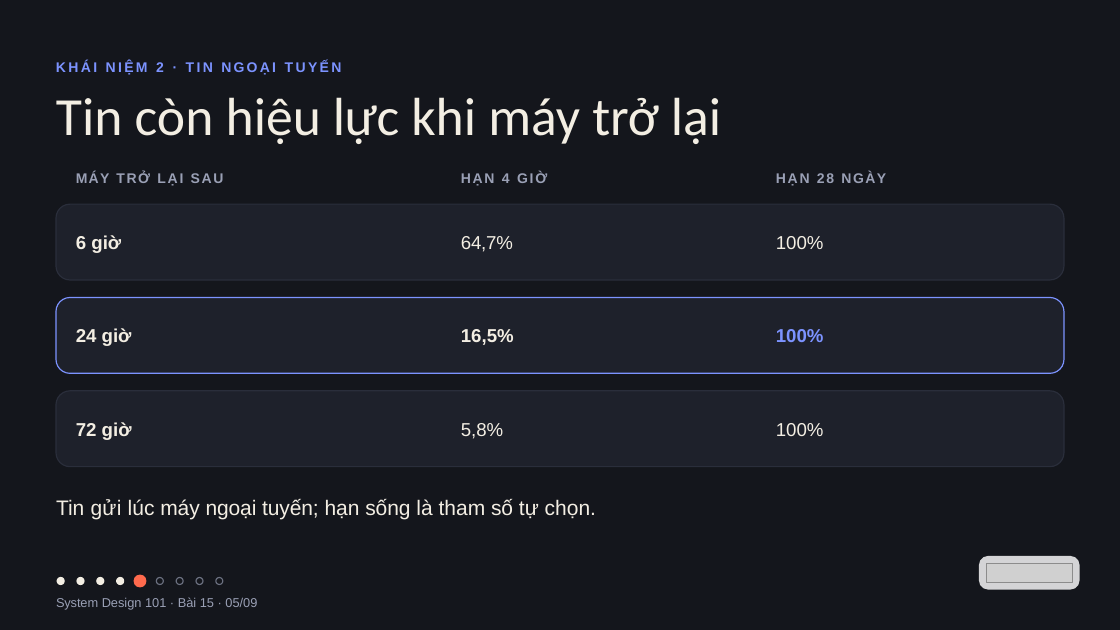
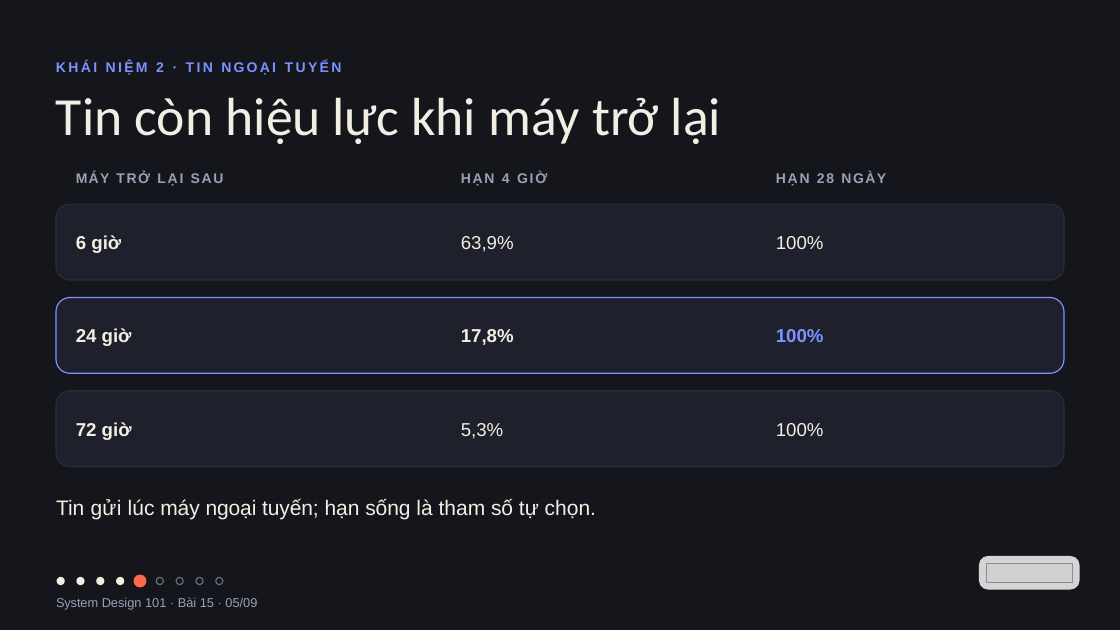
Before and after one commit to vohoailinh90/tool-marketing-studio, a slide deck: slide 5 of system-design-101/vi/lessons/sd-12-015/slides/sd-12-015.pptx. Drawn at 1120x630 pixels with LibreOffice and Linux fonts; fonts in the diff are those of the drawing; grey boxes stand for pictures. Boxes give left, top, right and bottom in pixels: in the first picture for what was removed or moved away, otherwise in the second. Text is boxed around its words. In the diff, an @@ line names an element or a change of style, - is before the commit and + after.

```diff
--- a/system-design-101/vi/lessons/sd-12-015/slides/sd-12-015.pptx
+++ b/system-design-101/vi/lessons/sd-12-015/slides/sd-12-015.pptx
@@ text at bbox=[461, 236, 514, 252]: text changed @@
-64,7%
+63,9%
@@ text at bbox=[461, 329, 514, 345]: text changed @@
-16,5%
+17,8%
@@ text at bbox=[461, 423, 503, 439]: text changed @@
-5,8%
+5,3%
```
Also in this commit, not shown: 1 other slide changed, 2 other files.
